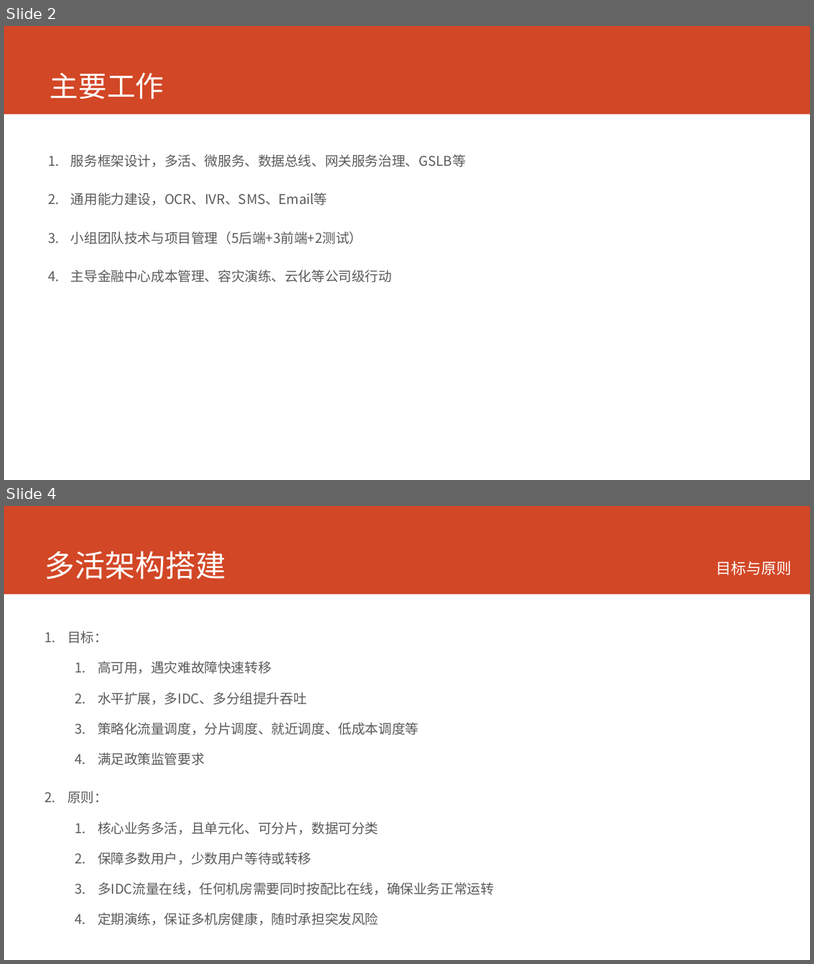
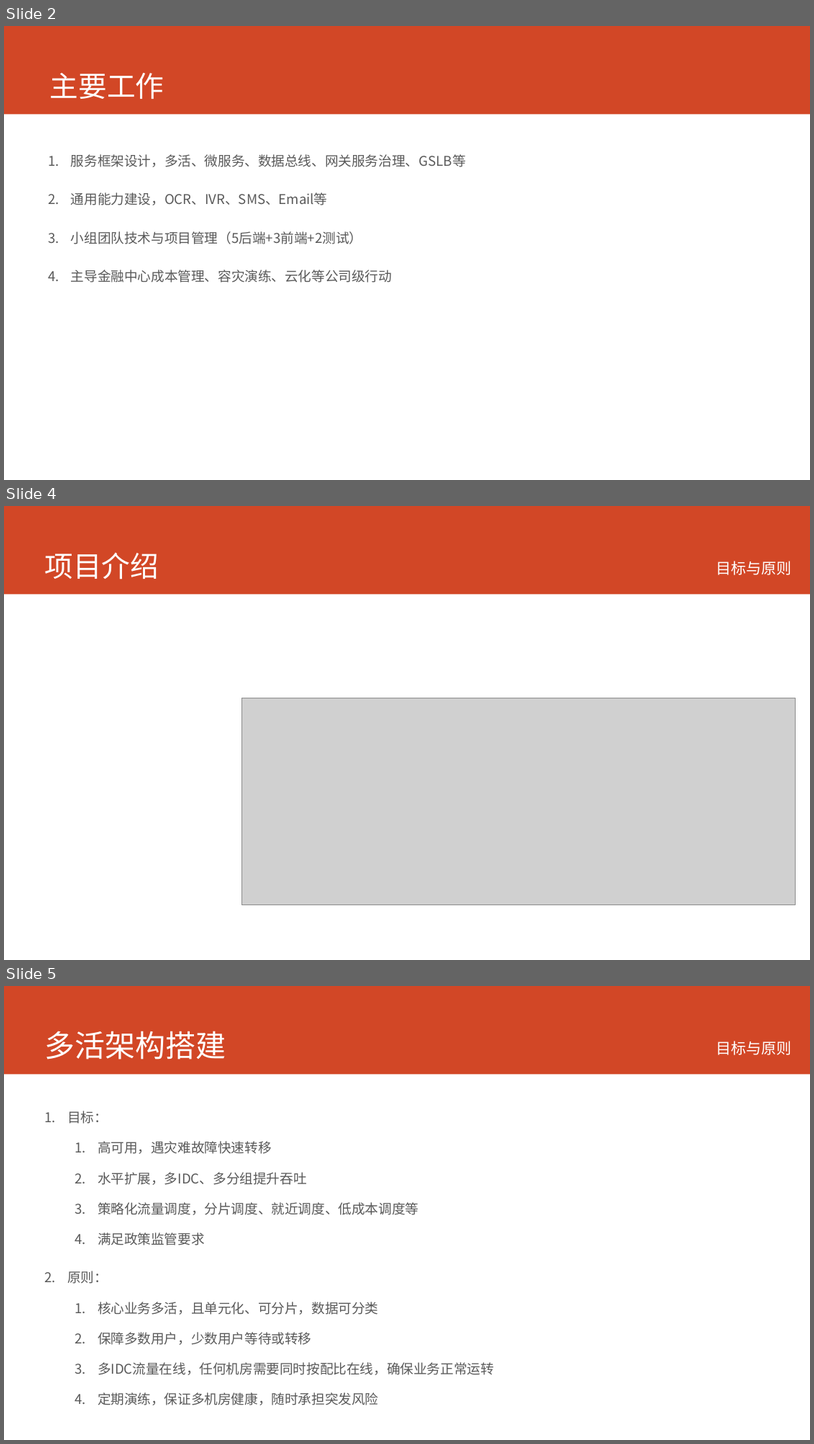
Before and after one commit to printfcoder/printfcoder, a slide deck: job/me/个人介绍.pptx. Shown one above the other, each under a label of ours: slides 2 and 4 before the commit, slides 2, 4 and 5 after it; the slides between them are not shown. The pictures are 814x964 and 814x1444 pixels, drawn with LibreOffice and Linux fonts; fonts in the diff are those of the drawing; grey boxes stand for pictures. Boxes give left, top, right and bottom in pixels: in the first picture for what was removed or moved away, otherwise in the second. Text is boxed around its words. In the diff, an @@ line names an element or a change of style, - is before the commit and + after.

```diff
--- a/job/me/个人介绍.pptx
+++ b/job/me/个人介绍.pptx
@@ slide 4 added at bbox=[4, 506, 810, 960], background #FFFFFF; not listed: 1 template element that a slide beside it also shows @@
@@ title added at bbox=[45, 552, 159, 579], 34 pt, text #FFFFFF @@
+项目介绍
@@ text added at bbox=[717, 561, 792, 575], 18 pt, text #FFFFFF @@
+目标与原则
@@ picture added at bbox=[242, 698, 796, 906] @@
@@ what was slide 4 is now slide 5 @@
```
Also in this commit, not shown: 1 slide changed, 6 other files.
